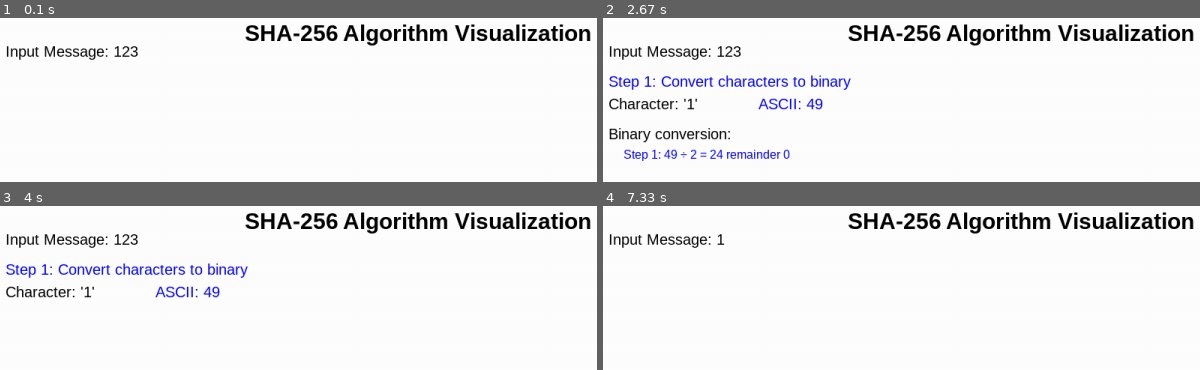
Above: before the commit, frames 1-4 (two rows, left to right).
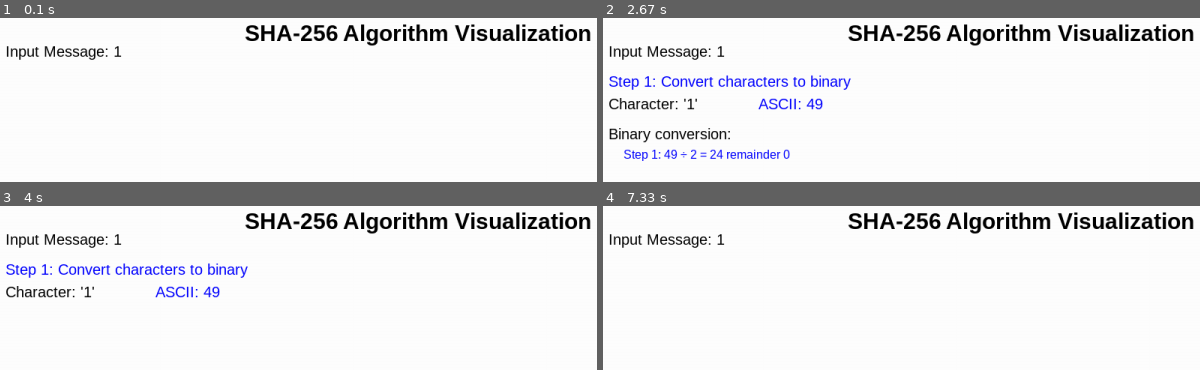
Above: after the commit, the same moments.

Repository: phuoctt03/linhtinh
Game: pygame game, started from donestep1.py
Two runs of this game, one before a commit and one after it. Both use one fixed random seed, a clock stepped at 60 frames per second and the inputs below.
Inputs:
- Up to frame 1 (0.1 s): no input
- Up to frame 2 (2.67 s): hold Right 0.33-0.8 s; hold Left 1.33-1.87 s; hold Right from 2.33 s (still down)
- Up to frame 3 (4 s): release Right at 2.97 s; hold Left 3-3.47 s; hold Right 3.5-3.97 s
- Up to frame 4 (7.33 s): hold Left 4.5-5.03 s; hold Right 5.5-6.13 s; hold Left 6.17-6.63 s; hold Right 6.67-7.13 s; type "1 (at the terminal prompt)" at 7.17 s; tap Enter at 7.17 s

The runs differ from the first frame. In frame 1, 0.1% of the frame differs, in the area x 20-24%, y 17-24%; in frame 2, 0.1%; in frame 3, 0.1%; in frame 4, nothing differs.

Commit message:
Update donestep1.py

Diff:
--- a/donestep1.py
+++ b/donestep1.py
@@ -1,20 +1,17 @@
-# File: sha256_visualization.py
+
 import pygame
 import pygame.font
 from hashlib import sha256
 import time
 
-# Khởi tạo Pygame
 pygame.init()
 pygame.font.init()
 
-# Cấu hình màn hình
 WIDTH = 1200
 HEIGHT = 800
 screen = pygame.display.set_mode((WIDTH, HEIGHT))
 pygame.display.set_caption("SHA-256 Algorithm Visualization")
 
-# Màu sắc
 WHITE = (255, 255, 255)
 BLACK = (0, 0, 0)
 GRAY = (128, 128, 128)
@@ -24,7 +21,6 @@
 YELLOW = (255, 255, 0)
 LIGHT_BLUE = (173, 216, 230)
 
-# Font
 FONT_SIZE = 20
 font = pygame.font.SysFont('Arial', FONT_SIZE)
 title_font = pygame.font.SysFont('Arial', 30, bold=True)
@@ -54,7 +50,7 @@
             return
 
         current_time = time.time()
-        if current_time - self.last_update > 0.5:  # Điều chỉnh tốc độ animation
+        if current_time - self.last_update > 0.5:
             self.animation_step += 1
             self.last_update = current_time
 
@@ -64,23 +60,18 @@
     def draw(self, screen):
         if not self.show_conversion:
             return
-
-        # Vẽ ký tự
         char_text = font.render(f"Character: '{self.current_char}'", True, BLACK)
         screen.blit(char_text, (self.x, self.y - 30))
 
-        # Vẽ mã ASCII
         if self.animation_step >= 1:
             ascii_text = font.render(f"ASCII: {self.current_ascii}", True, BLUE)
             screen.blit(ascii_text, (self.x + 200, self.y - 30))
 
-        # Vẽ quá trình chuyển đổi sang nhị phân
         if self.animation_step >= 2:
             binary_y = self.y + 10
             title = font.render("Binary conversion:", True, BLACK)
             screen.blit(title, (self.x, binary_y))
 
-            # Vẽ các bước chuyển đổi
             step_y = binary_y + 30
             ascii_num = self.current_ascii
             for i in range(8):
@@ -90,7 +81,6 @@
                     screen.blit(step_text, (self.x + 20, step_y + i*20))
                     ascii_num = ascii_num // 2
 
-            # Vẽ kết quả cuối cùng
             if self.animation_step >= 10:
                 result_text = font.render(f"Final binary: {self.current_binary}", True, GREEN)
                 screen.blit(result_text, (self.x, step_y + 160))
@@ -119,15 +109,12 @@
         if len(msg) > 0:
             self.binary_converter.start_conversion(msg[0])
 
-        # Padding simulation
         msg_len_bits = len(msg) * 8
         k = (448 - msg_len_bits - 1) % 512
         self.padded_message = ''.join(format(ord(c), '08b') for c in msg) + '1' + '0' * k + format(msg_len_bits, '064b')
 
-        # Divide into 512-bit blocks
         self.blocks = [self.padded_message[i:i+512] for i in range(0, len(self.padded_message), 512)]
 
-        # Calculate actual hash
         self.final_hash = sha256(msg.encode()).hexdigest()
 
     def next_step(self):
@@ -146,7 +133,6 @@
     def update(self):
         self.binary_converter.update()
 
-        # Xử lý chuyển đổi ký tự tiếp theo
         if self.current_step == 1 and not self.conversion_complete:
             if not self.binary_converter.show_conversion:
                 if self.current_char_index < len(self.message) - 1:
@@ -161,39 +147,35 @@
     def draw(self, screen):
         screen.fill(WHITE)
 
-        # Vẽ tiêu đề
         title = title_font.render("SHA-256 Algorithm Visualization", True, BLACK)
         screen.blit(title, (WIDTH//2 - title.get_width()//2, 20))
 
-        # Vẽ input message
         msg_text = font.render(f"Input Message: {self.message}", True, BLACK)
         screen.blit(msg_text, (50, 50))
 
-        # Vẽ các bước
         if self.current_step >= 1:
             step_text = font.render("Step 1: Convert characters to binary", True, BLUE)
             screen.blit(step_text, (50, 90))
 
             if not self.conversion_complete:
-                # Chỉ hiển thị quá trình chuyển đổi khi chưa hoàn thành
+
                 self.binary_converter.draw(screen)
 
             if len(self.binary_result) > 0:
                 if self.conversion_complete:
-                    # Khi đã hoàn thành, chỉ hiển thị kết quả cuối cùng
+
                     result_y = 160
                     complete_binary = ''.join(self.binary_result)
                     final_text = font.render("Final binary string:", True, BLACK)
                     screen.blit(final_text, (50, result_y - 40))
 
-                    # Chia nhỏ chuỗi binary để hiển thị cho dễ đọc
                     chunk_size = 32
                     for i in range(0, len(complete_binary), chunk_size):
                         chunk = complete_binary[i:i+chunk_size]
                         binary_text = font.render(chunk, True, GREEN)
                         screen.blit(binary_text, (70, result_y - 10))
                 else:
-                    # Hiển thị kết quả chuyển đổi từng ký tự trong quá trình
+
                     result_y = 400
                     result_text = font.render("Converted results:", True, BLACK)
                     screen.blit(result_text, (50, result_y - 20 ))
@@ -212,44 +194,40 @@
             self.draw_step5(screen)
 
     def draw_step2(self, screen):
-        y = 180  # Điều chỉnh vị trí hiển thị step 2
+        y = 180
         text = font.render("Step 2: Padding", True, BLUE)
         screen.blit(text, (50, y))
 
-        # Hiển thị chi tiết padding
         padding_y = y + 30
         msg_binary = ''.join(self.binary_result)
 
-        # Hiển thị bit '1' được thêm vào
         padding_one = font.render("Add '1' bit:", True, BLACK)
         screen.blit(padding_one, (50, padding_y))
         screen.blit(font.render(msg_binary + "1", True, GREEN), (70, padding_y + 25))
 
-        # Hiển thị các bit '0' được thêm vào
         padding_zeros = font.render("Add '0' padding:", True, BLACK)
         screen.blit(padding_zeros, (50, padding_y + 50))
         padding_preview = self.padded_message[:-64]
         screen.blit(font.render(padding_preview[:32] + "..." + padding_preview[-32:], True, GREEN),
                    (70, padding_y + 75))
 
-        # Hiển thị 64 bit cuối cùng (độ dài message)
         length_bits = font.render("Add message length (64 bits):", True, BLACK)
         screen.blit(length_bits, (50, padding_y + 100))
         screen.blit(font.render(self.padded_message[-64:], True, GREEN),
                    (70, padding_y + 125))
 
     def draw_step3(self, screen):
-        y = 350
+        y = 355
         text = font.render("Step 3: Split into 512-bit blocks", True, BLUE)
         screen.blit(text, (50, y))
 
-        block_y = y + 30
+        block_y = y + 25
         for i, block in enumerate(self.blocks):
-            if i >= 4:  # Chỉ hiển thị tối đa 4 khối để giao diện không quá dài
+            if i >= 4:
                 overflow_text = font.render(f"... ({len(self.blocks) - 4} more blocks)", True, GRAY)
                 screen.blit(overflow_text, (50, block_y + i * 25))
                 break
-            block_preview = block[:32] + "..."  # Chỉ hiển thị 32 bit đầu tiên
+            block_preview = block[:32] + "..." + block[-32:]
             block_text = font.render(f"Block {i+1}: {block_preview} ({len(block)} bits)", True, BLACK)
             screen.blit(block_text, (50, block_y + i * 25))
 
@@ -258,7 +236,7 @@
         text = font.render("Step 4: Compression Function", True, BLUE)
         screen.blit(text, (50, y))
 
-        compress_y = y + 30
+        compress_y = y + 25
         explanation = [
             "SHA-256 processes each block in 64 rounds.",
             "Each round updates 8 hash values using the block.",
@@ -267,7 +245,6 @@
         for i, line in enumerate(explanation):
             screen.blit(font.render(line, True, BLACK), (50, compress_y + i * 20))
 
-
     def draw_step5(self, screen):
         y = 520
         text = font.render("Step 5: Final Hash", True, BLUE)
@@ -281,14 +258,12 @@
         for i, line in enumerate(explanation):
             screen.blit(font.render(line, True, BLACK), (50, y + 30 + i * 20))
 
-        # Hiển thị giá trị băm cuối cùng
         hash_text = font.render(f"Hash: {self.final_hash}", True, GREEN)
         screen.blit(hash_text, (50, y + 100))
 
-
 def main():
     visualizer = SHA256Visualizer()
-    visualizer.update_message("123")
+    visualizer.update_message("1")
     clock = pygame.time.Clock()
     running = True
 
@@ -298,10 +273,10 @@
                 running = False
             elif event.type == pygame.MOUSEBUTTONDOWN:
                 mouse_pos = pygame.mouse.get_pos()
-                # Previous button
+
                 if 50 <= mouse_pos[0] <= 150 and HEIGHT - 50 <= mouse_pos[1] <= HEIGHT - 20:
                     visualizer.prev_step()
-                # Next button
+
                 elif 170 <= mouse_pos[0] <= 270 and HEIGHT - 50 <= mouse_pos[1] <= HEIGHT - 20:
                     visualizer.next_step()
             elif event.type == pygame.KEYDOWN:
